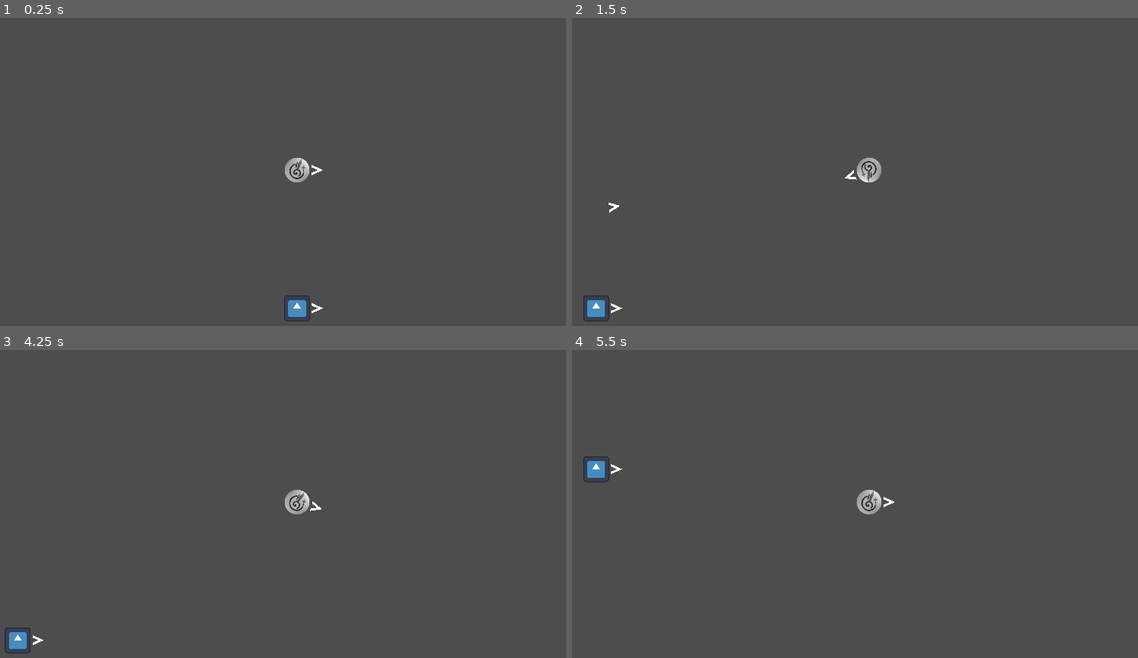
Above: before the commit, frames 1-4 (two rows, left to right).
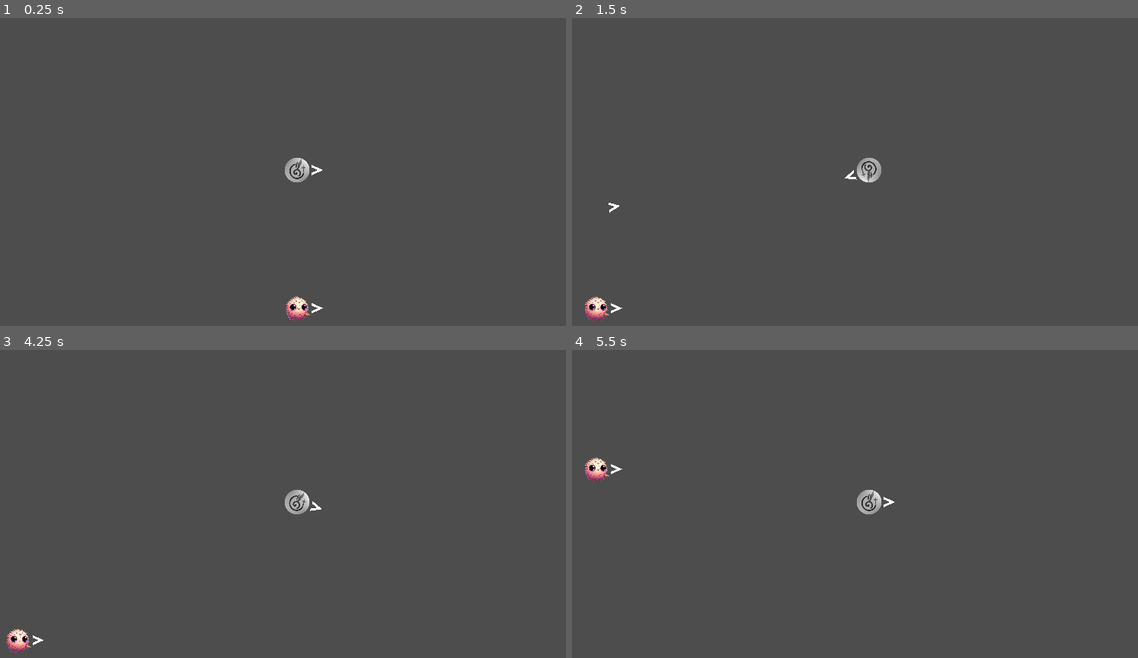
Above: after the commit, the same moments.

Repository: Pneumaturgy/PorNada
Game: Godot game, scene res://Scenes/Main.tscn
The game is run twice, just before and just after one commit, with the same random seed, the same clock (stepped at 60 frames per second) and the same inputs. The engine's default icon, where the game draws it, is replaced by a stand-in: a white triangle on a blue panel in a dark square.
Inputs (mouse positions are in pixels of both pictures, inside the frame that each line leads up to):
- Up to frame 1 (0.25 s): no input
- Up to frame 2 (1.5 s): tap Enter at 0.5 s; move the mouse to (1002, 153) at 0.52 s; hold D (move_right) 0.53-1.25 s; click (1002, 153) at 0.6 s; drag from (747, 187) to (594, 307) at 1.27 s
- Up to frame 3 (4.25 s): tap Space at 2, 3.5 s; move the mouse to (356, 427) at 2.02 s; hold D (move_right) 2.03-2.75 s; tap Alt at 2.1 s; tap Enter at 2.75 s; drag from (266, 571) to (113, 451) at 2.77 s; move the mouse to (481, 553) at 3.52 s; hold A (move_left) from 3.53 s (still down); click (481, 553) at 3.6 s
- Up to frame 4 (5.5 s): release A (move_left) at 4.25 s; drag from (685, 451) to (775, 417) at 4.27 s; tap Enter at 5 s; move the mouse to (900, 500) at 5.02 s; hold S (move_down) from 5.03 s (still down); tap Alt at 5.1 s; click (900, 500) at 5.17 s

The runs differ from the first frame. In frame 1, 0.3% of the frame differs, in the area x 50-55%, y 90-99%; in frame 2, 0.3%, in the area x 2-7%, y 90-99%; in frame 3, 0.3%; in frame 4, 0.3%.

Commit message:
given it a lil makeover

Diff:
--- a/Scenes/Alien.tscn
+++ b/Scenes/Alien.tscn
@@ -1,7 +1,7 @@
 [gd_scene load_steps=7 format=3 uid="uid://jhbskamdetoa"]
 
 [ext_resource type="Script" path="res://Scripts/alien.gd" id="1_xdxhu"]
-[ext_resource type="Texture2D" uid="uid://mvth86fnewd4" path="res://Assets/2D/Sprites/icon.svg" id="2_tv8dh"]
+[ext_resource type="Texture2D" uid="uid://dtbxfpjb5gx83" path="res://Assets/2D/Sprites/nastyone.png" id="2_dr1yf"]
 [ext_resource type="Texture2D" uid="uid://bi0nfwxtxmqmv" path="res://Assets/2D/Vectors/Arrow.svg" id="3_m1kmf"]
 
 [sub_resource type="CircleShape2D" id="CircleShape2D_mly5f"]
@@ -16,8 +16,8 @@
 script = ExtResource("1_xdxhu")
 
 [node name="AlienSprite" type="Sprite2D" parent="."]
-scale = Vector2(0.16, 0.16)
-texture = ExtResource("2_tv8dh")
+scale = Vector2(0.05, 0.05)
+texture = ExtResource("2_dr1yf")
 
 [node name="CollisionShape2D" type="CollisionShape2D" parent="."]
 shape = SubResource("CircleShape2D_mly5f")
Binary file added: Assets/2D/Sprites/nastyone.png
Not shown, added: Assets/2D/Sprites/nastyone.png.import
